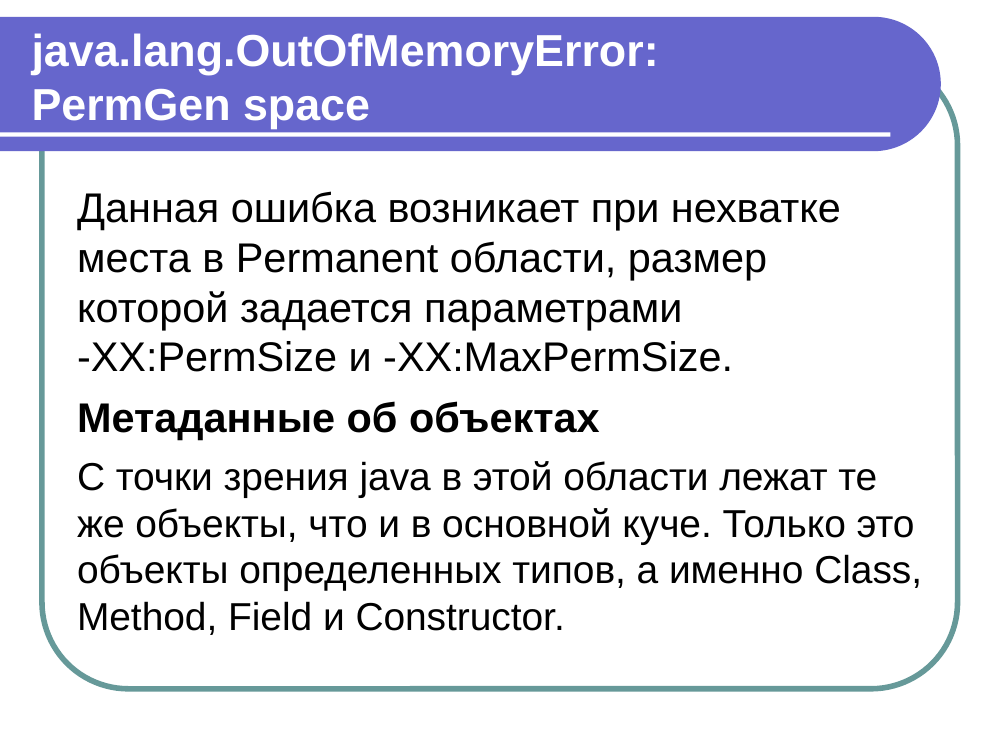
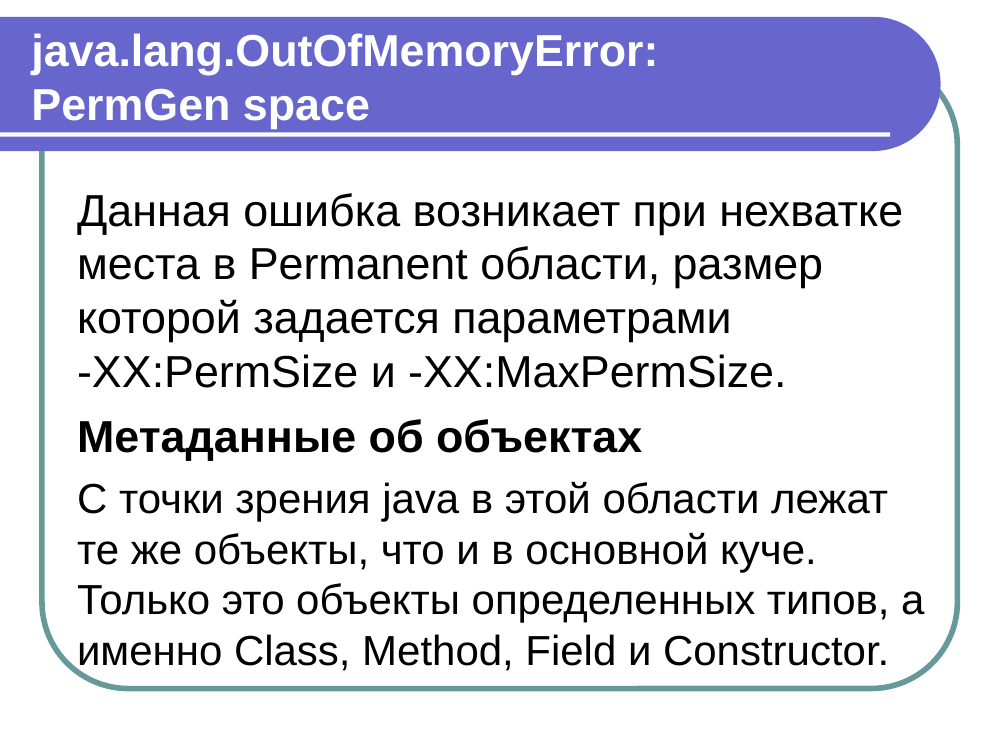
Before and after one commit to maxchv/JavaLessons, a slide deck: slide 21 of Lesson07/Modul 7 OOP chast 5 sborshik musora.ppt. Drawn at 1008x756 pixels with LibreOffice and Linux fonts; fonts in the diff are those of the drawing. Boxes give left, top, right and bottom in pixels: in the first picture for what was removed or moved away, otherwise in the second. Text is boxed around its words. In the diff, an @@ line names an element or a change of style, - is before the commit and + after.

```diff
--- a/Lesson07/Modul 7 OOP chast 5 sborshik musora.ppt
+++ b/Lesson07/Modul 7 OOP chast 5 sborshik musora.ppt
@@ text "Данная ошибка возникает при нехватке ..." at (77,193,924,673): size 29.6 to 32 pt in "Данная ошибка возникает при нехватке места в ...", "Метаданные об объектах"; size 27.8 to 30 pt in "С точки зрения java в этой области ..." @@
```
Also in this commit, not shown: 30 other slides changed, 8 other files.
